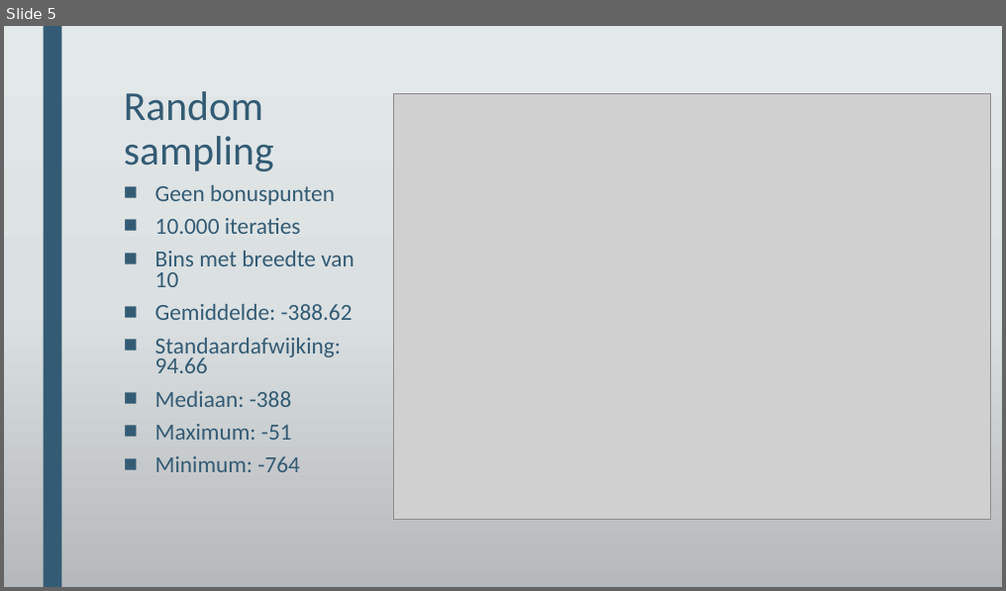
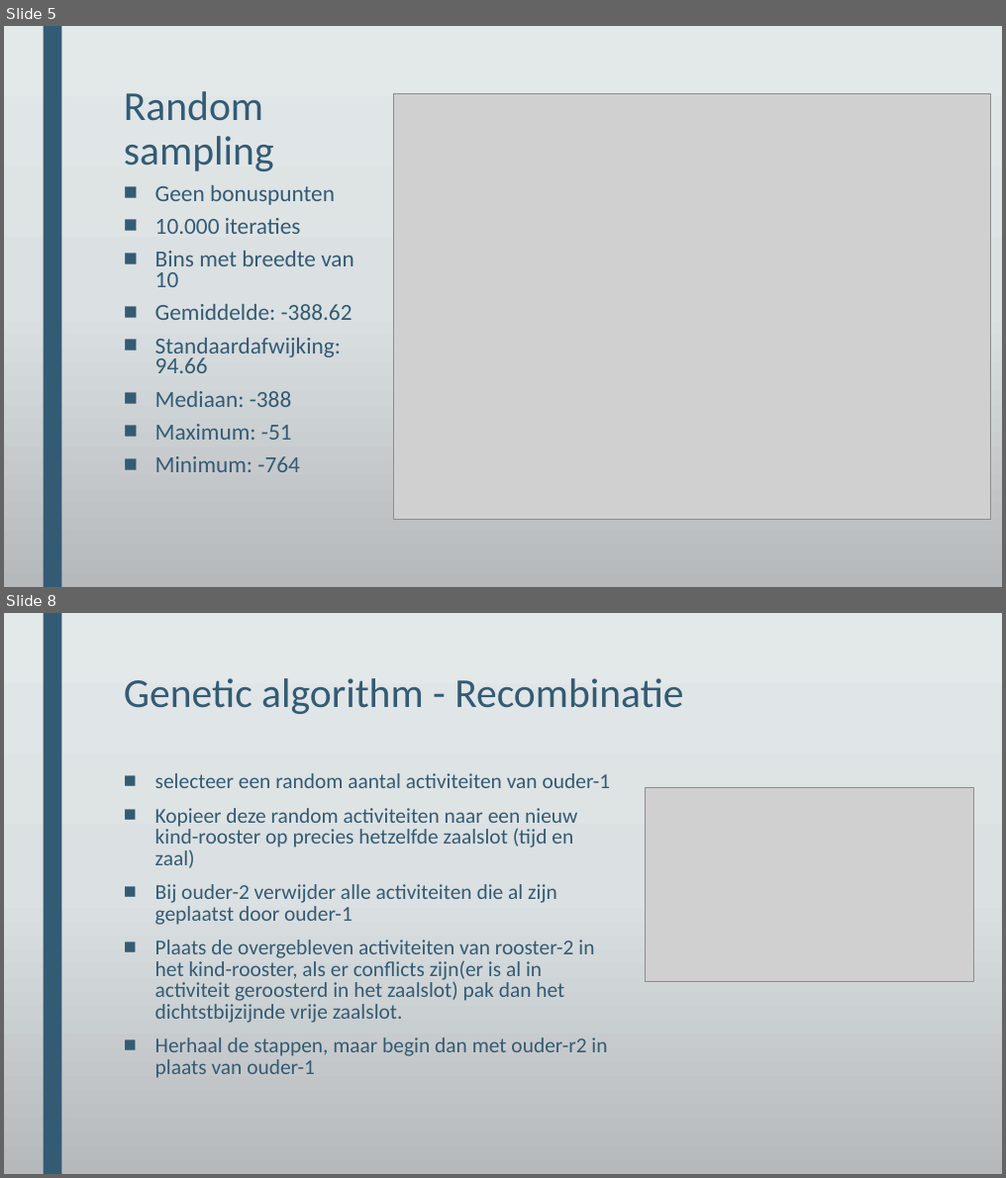
Before and after one commit to DeRoostermakers/Heuristieken, a slide deck: Presentaties/Week4/Lectures & Lesroosters toestandsruimte en grenzen.pptx. Shown one above the other, each under a label of ours: slide 5 before the commit, slides 5 and 8 after it; the slides between them are not shown. The pictures are 1006x591 and 1006x1178 pixels, drawn with LibreOffice and Linux fonts; fonts in the diff are those of the drawing; grey boxes stand for pictures; background and template pictures are left out. Boxes give left, top, right and bottom in pixels: in the first picture for what was removed or moved away, otherwise in the second. Text is boxed around its words. In the diff, an @@ line names an element or a change of style, - is before the commit and + after.

```diff
--- a/Presentaties/Week4/Lectures & Lesroosters toestandsruimte en grenzen.pptx
+++ b/Presentaties/Week4/Lectures & Lesroosters toestandsruimte en grenzen.pptx
@@ slide 8 added at [4, 613, 1002, 1174], background gradient #E3E8EA to #DCE0E2 to #B6BABC; not listed: 1 template element that a slide beside it also shows @@
@@ title added at [124, 678, 683, 714], 39.6 pt, text #335B74 @@
+Genetic algorithm - Recombinatie
@@ text added at [155, 773, 611, 1078], 20.4 pt, text #335B74 @@
+■ selecteer een random aantal activiteiten van ouder-1
+■ Kopieer deze random activiteiten naar een nieuw kind-rooster op precies hetzelfde zaalslot (tijd en zaal)
+■ Bij ouder-2 verwijder alle activiteiten die al zijn geplaatst door ouder-1
+■ Plaats de overgebleven activiteiten van rooster-2 in het kind-rooster, als er conflicts zijn(er is al in activiteit geroosterd in het zaalslot) pak dan het dichtstbijzijnde vrije zaalslot.
+■ Herhaal de stappen, maar begin dan met ouder-r2 in plaats van ouder-1
@@ picture added at [646, 787, 974, 982] @@
```
Also in this commit, not shown: 3 other slides added, 1 other file.
